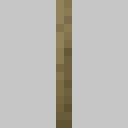
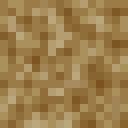
The second 128px x 128px image is a revision of the first. Changes to its layers:
renamed "d 10" to "d 30", painted on it over [0, 0, 128, 128]
painted on "d 30" (2nd of 3, in "x") over [0, 0, 128, 128]
renamed "l 10" to "l 30", painted on it over [0, 0, 128, 128]
painted on "base" (1st of 2, in "x") over [0, 0, 128, 128]
hid group "default" (6 layers) over [0, 0, 128, 128]
renamed "d 10" to "d 30", painted on it over [0, 0, 128, 128]
renamed "l 10" to "l 30", painted on it over [0, 8, 128, 128]
painted on "base" (2nd of 2, in "default") over [0, 0, 128, 128]
